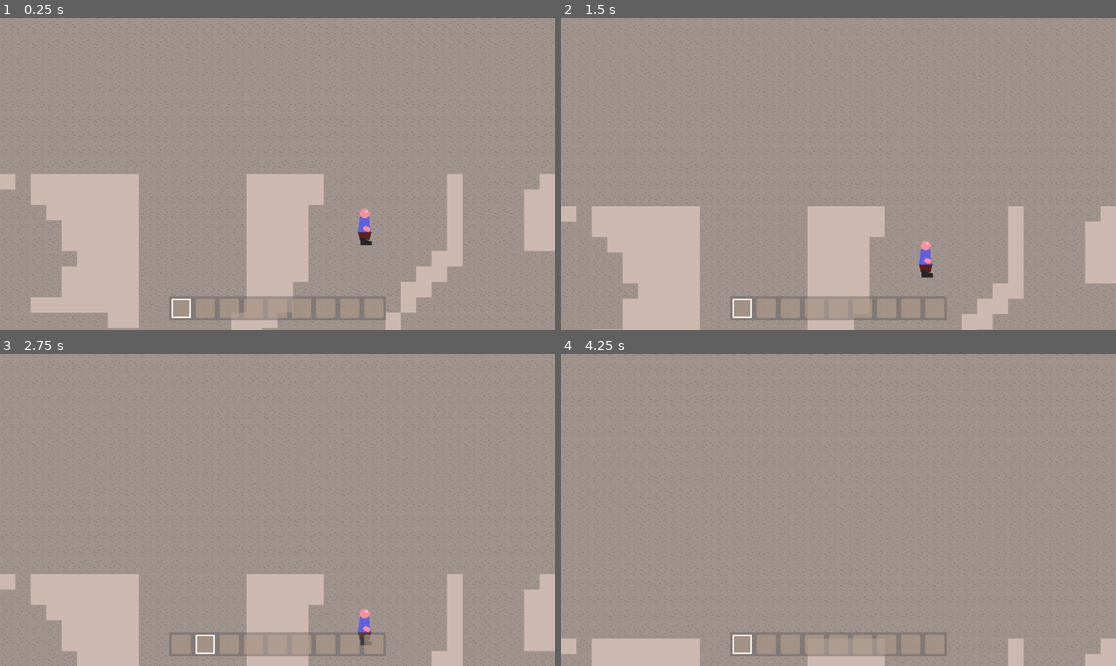
Above: before the commit, frames 1-4 (two rows, left to right).
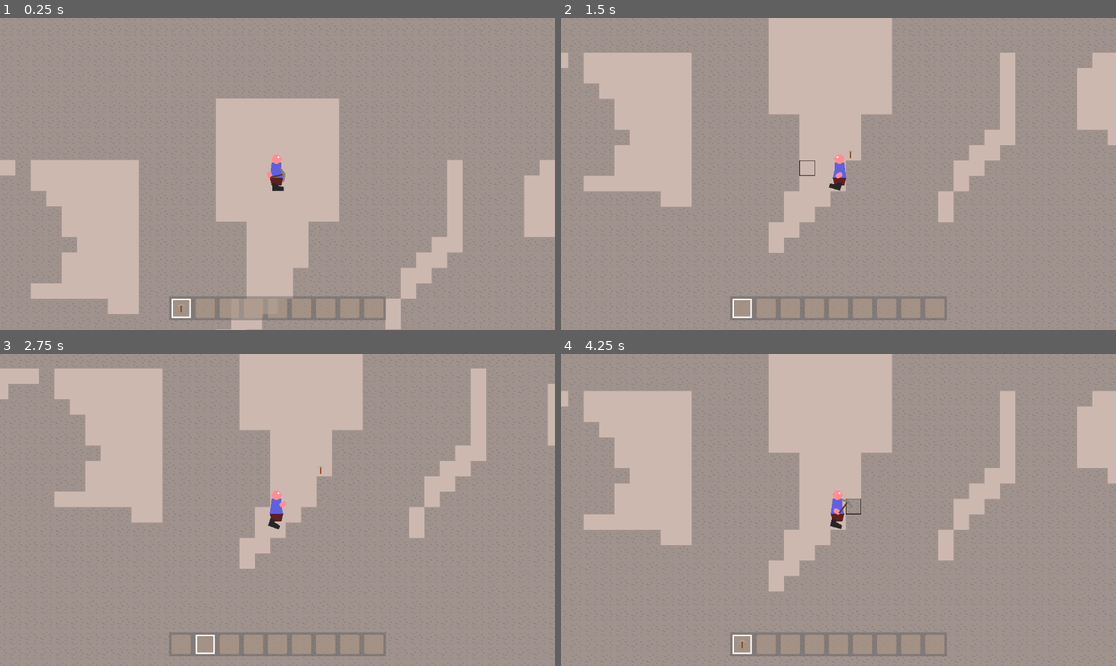
Above: after the commit, the same moments.

Repository: Griiimon/2D-Mining-Sandbox
Game: Godot game, scene res://scenes/game.tscn
Two runs of this game, one before a commit and one after it. Both use one fixed random seed, a clock stepped at 60 frames per second and the inputs below.
Inputs (mouse positions are in pixels of both pictures, inside the frame that each line leads up to):
- Up to frame 1 (0.25 s): no input
- Up to frame 2 (1.5 s): move the mouse to (960, 158) at 0.52 s; hold D (right) from 0.53 s (still down); tap X (drop_item) at 0.6 s; click (960, 158) at 0.67 s; tap Up (jump) at 0.77 s; move the mouse to (727, 189) at 1.27 s; tap F (interact) at 1.35 s
- Up to frame 3 (2.75 s): tap Up (jump) at 1.52 s; move the mouse to (333, 441) at 2.02 s; release D (right) at 2.03 s; hold A (left) from 2.03 s (still down); tap E (next_hotbar_item) at 2.1 s
- Up to frame 4 (4.25 s): move the mouse to (810, 572) at 2.77 s; release A (left) at 2.78 s; hold D (right) from 2.78 s (still down); tap Q (previous_hotbar_item) at 2.85 s; click (810, 572) at 2.92 s; tap Up (jump) at 3.02, 3.77 s; move the mouse to (1005, 556) at 3.52 s; tap X (drop_item) at 3.6 s

The runs differ from the first frame. In frame 1, 13% of the frame differs, in the area x 0-100%, y 0-100%; in frame 2, 35%; in frame 3, 29%; in frame 4, 25%.
Error before the commit: Invalid assignment of property or key 'player' with value of type 'CharacterBody2D (Player)' on a base object of type 'Node (Game)'. (res://scripts/player/play…

Commit message:
auto spawn player

Diff:
--- a/scenes/game.tscn
+++ b/scenes/game.tscn
@@ -14,6 +14,8 @@
 [sub_resource type="Resource" id="Resource_lqxxk"]
 script = ExtResource("2_kke0s")
 seed = 0
+player_spawn = Vector2i(0, 0)
+spawn_clearing_radius = 4
 
 [sub_resource type="Resource" id="Resource_2wtjc"]
 script = ExtResource("2_43t25")
@@ -24,6 +26,7 @@
 world = NodePath("World")
 settings = SubResource("Resource_lqxxk")
 cheats = SubResource("Resource_2wtjc")
+player_scene = ExtResource("2_pa4jp")
 
 [node name="World" type="Node2D" parent="." node_paths=PackedStringArray("chunks")]
 script = ExtResource("2_klfuq")
@@ -41,14 +44,10 @@
 
 [node name="Chunks" type="Node2D" parent="World"]
 
-[node name="Player" parent="." instance=ExtResource("2_pa4jp")]
-position = Vector2(183, 113)
-freeze = true
-
 [node name="Camera2D" type="Camera2D" parent="." node_paths=PackedStringArray("follow_node")]
 script = ExtResource("5_jn5ho")
-follow_node = NodePath("../Player")
-free_cam = true
+follow_node = NodePath("")
 speed = 1000.0
 
+[connection signal="initial_run_completed" from="World/Chunk Updater" to="World" method="_on_chunk_updater_initial_run_completed"]
 [connection signal="timeout" from="World/Chunk Updater/Update Timer" to="World/Chunk Updater" method="_on_update_timer_timeout"]
--- a/scripts/game.gd
+++ b/scripts/game.gd
@@ -4,6 +4,11 @@
 @export var world: World
 @export var settings: GameSettings
 @export var cheats: Cheats
+@export var player_scene: PackedScene
+
+@onready var camera = $Camera2D
+
+var player: Player
 
 
 func _init():
@@ -14,6 +19,14 @@
 	assert(cheats)
 	assert(settings)
 
+	await world.initialization_finished
+
+	if not player:
+		player= player_scene.instantiate()
+		player.position= settings.player_spawn
+		add_child(player)
+		camera.follow_node= player
+
 
 func _process(delta):
 	if Input.is_action_just_pressed("ui_cancel"):
